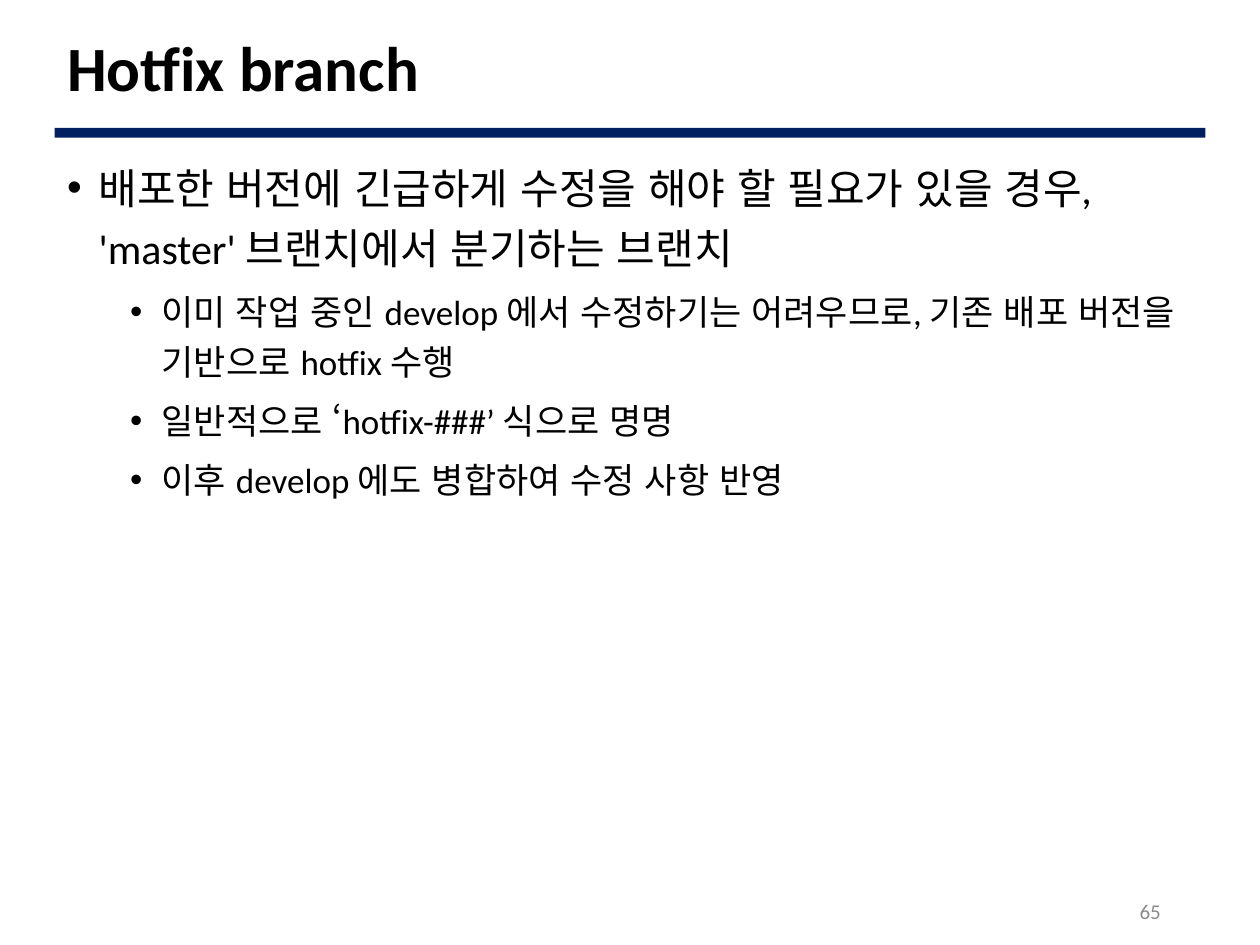
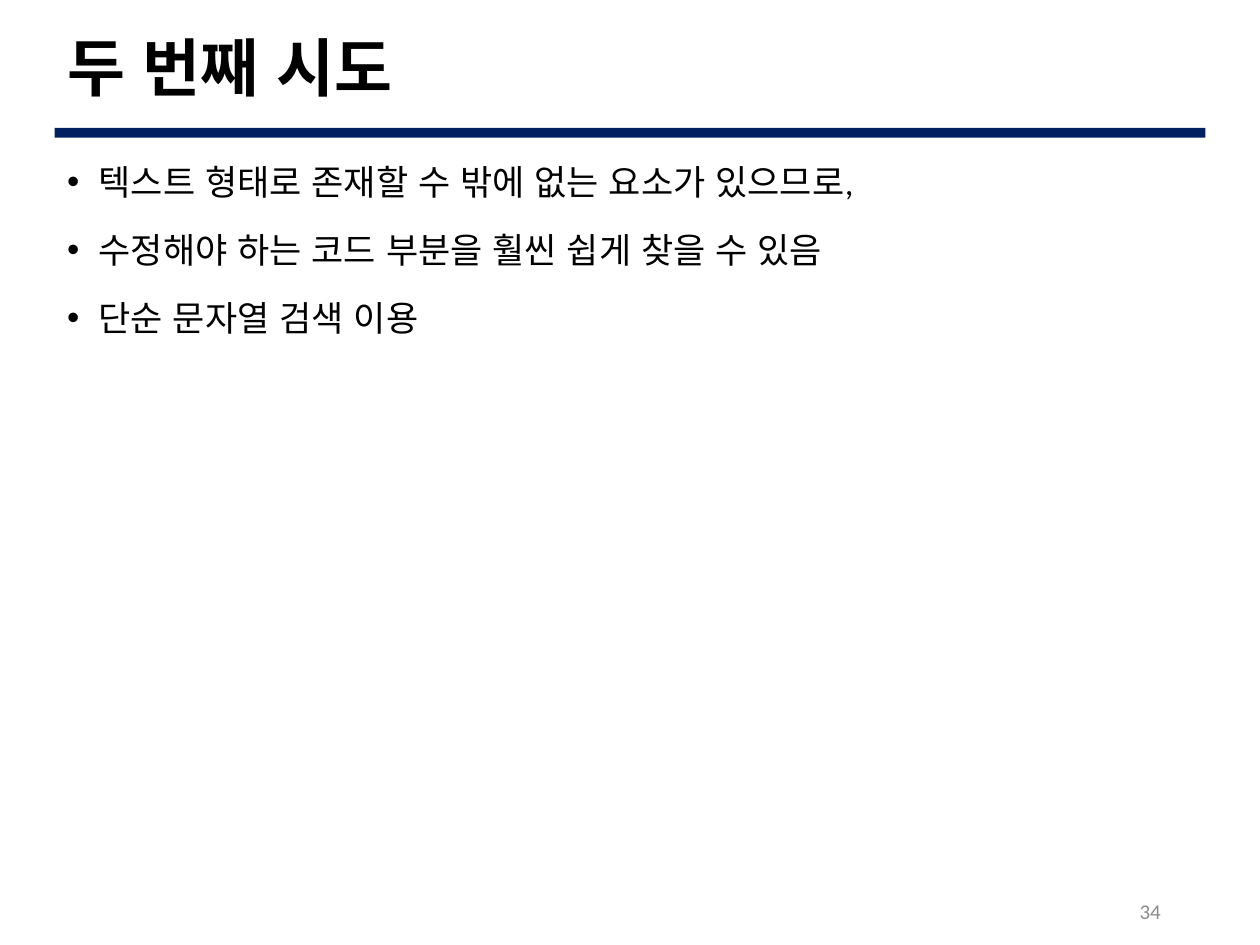
Before and after one commit to JBNU-JEduTools/osscourse, a slide deck: slide 34 of Slides/8. 코드 분석 1.pptx (slide 65 before the commit). Drawn at 1260x945 pixels with LibreOffice and Linux fonts; fonts in the diff are those of the drawing; background and template pictures are left out. Boxes give left, top, right and bottom in pixels: in the first picture for what was removed or moved away, otherwise in the second. Text is boxed around its words. In the diff, an @@ line names an element or a change of style, - is before the commit and + after.

```diff
--- a/Slides/8. 코드 분석 1.pptx
+++ b/Slides/8. 코드 분석 1.pptx
@@ title at (67, 38, 392, 97): text changed @@
-Hotfix branch
+두 번째 시도
@@ text at (99, 165, 853, 334): text changed @@
-• 배포한 버전에 긴급하게 수정을 해야 할 필요가 있을 경우, 'master' 브랜치에서 분기하는 브랜치
-  • 이미 작업 중인 develop 에서 수정하기는 어려우므로, 기존 배포 버전을 기반으로 hotfix 수행
-  • 일반적으로 ‘hotfix-###’ 식으로 명명
-  • 이후 develop 에도 병합하여 수정 사항 반영
+• 텍스트 형태로 존재할 수 밖에 없는 요소가 있으므로,
+• 수정해야 하는 코드 부분을 훨씬 쉽게 찾을 수 있음
+• 단순 문자열 검색 이용
@@ page number at (1140, 905, 1161, 919): text changed @@
-65
+34
```
Also in this commit, not shown: 8 other slides changed, 15 slides added, 40 slides removed, 5 other files.
